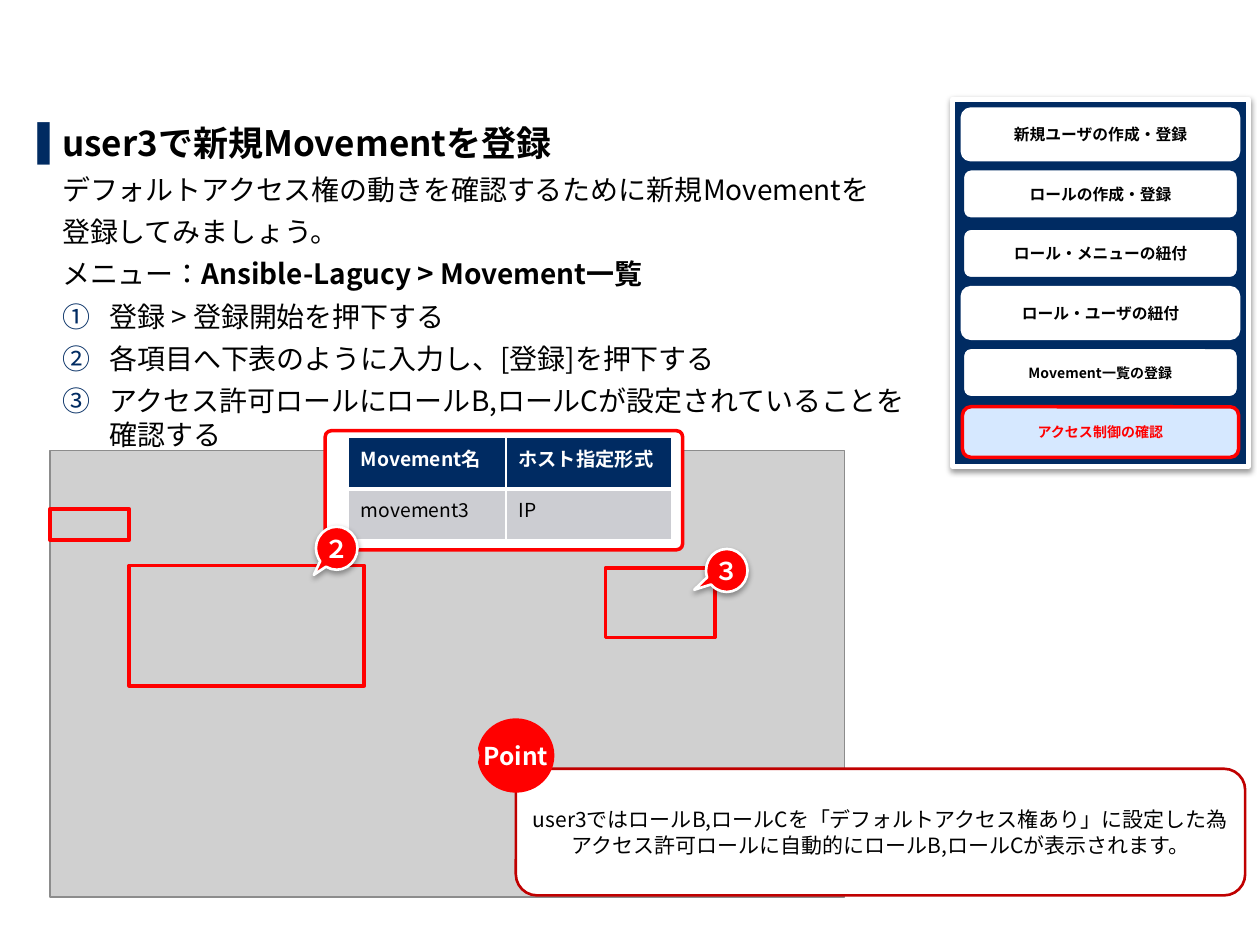
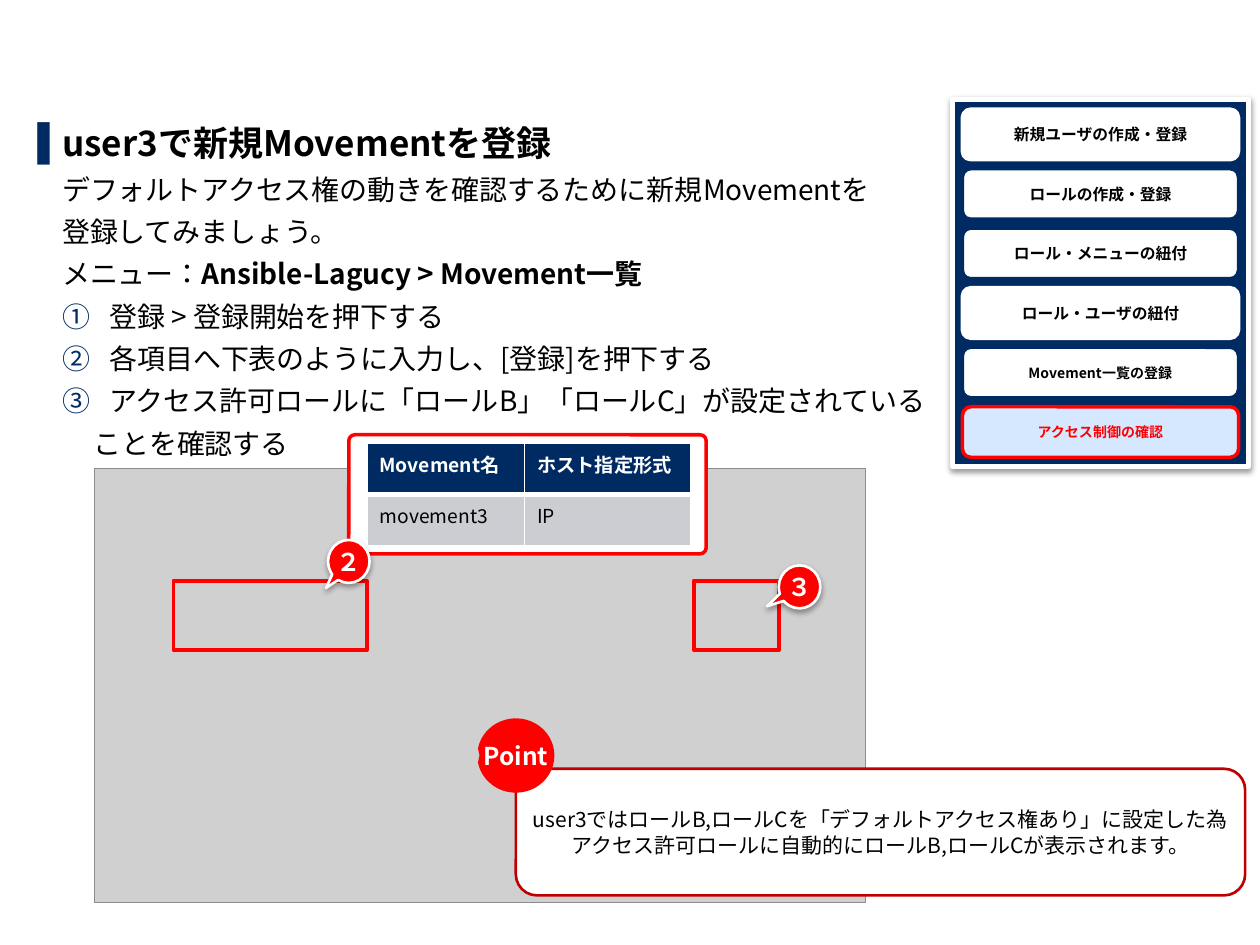
Before and after one commit to exastro-suite/it-automation-docs, a slide deck: slide 48 of asset/Learn_ja/ITA-base_practice_ja.pptx (slide 42 before the commit). Drawn at 1260x945 pixels with LibreOffice and Linux fonts; fonts in the diff are those of the drawing; grey boxes stand for pictures; background and template pictures are left out. Boxes give left, top, right and bottom in pixels: in the first picture for what was removed or moved away, otherwise in the second. Text is boxed around its words. In the diff, an @@ line names an element or a change of style, - is before the commit and + after.

```diff
--- a/asset/Learn_ja/ITA-base_practice_ja.pptx
+++ b/asset/Learn_ja/ITA-base_practice_ja.pptx
@@ text at (93, 387, 925, 457): text changed @@
-3. アクセス許可ロールにロールB,ロールCが設定されていることを
-   確認する
+3. アクセス許可ロールに「ロールB」「ロールC」が設定されている
+ことを確認する
@@ rounded rectangle: place and size @@
-rounded rectangle at (325, 431, 683, 551)
+rounded rectangle at (349, 435, 707, 554)
@@ table: place and size @@
-table at (348, 437, 672, 539)
+table at (367, 444, 690, 546)
@@ picture: place and size @@
-picture at (50, 451, 845, 897)
+picture at (94, 469, 866, 902)
@@ rectangle removed at (50, 509, 130, 539) @@
@@ speech bubble "２": place and size @@
-speech bubble "２" at (316, 527, 358, 570)
+speech bubble "２" at (328, 541, 369, 583)
@@ speech bubble "３": place and size @@
-speech bubble "３" at (706, 549, 747, 592)
+speech bubble "３" at (779, 566, 820, 609)
@@ rectangle: place and size @@
-rectangle at (130, 566, 364, 685)
+rectangle at (174, 581, 367, 650)
@@ rectangle: place and size @@
-rectangle at (606, 568, 716, 638)
+rectangle at (693, 581, 779, 650)
```
Also in this commit, not shown: 32 other slides changed, 6 slides added, 3 other files.
